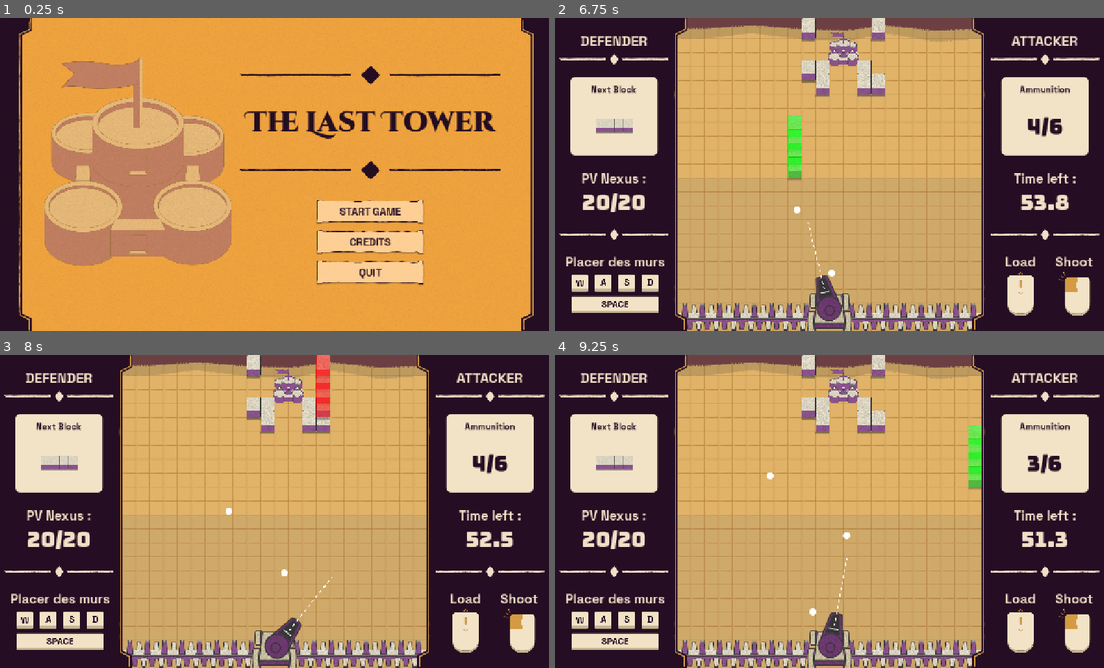
Above: before the commit, frames 1-4 (two rows, left to right).
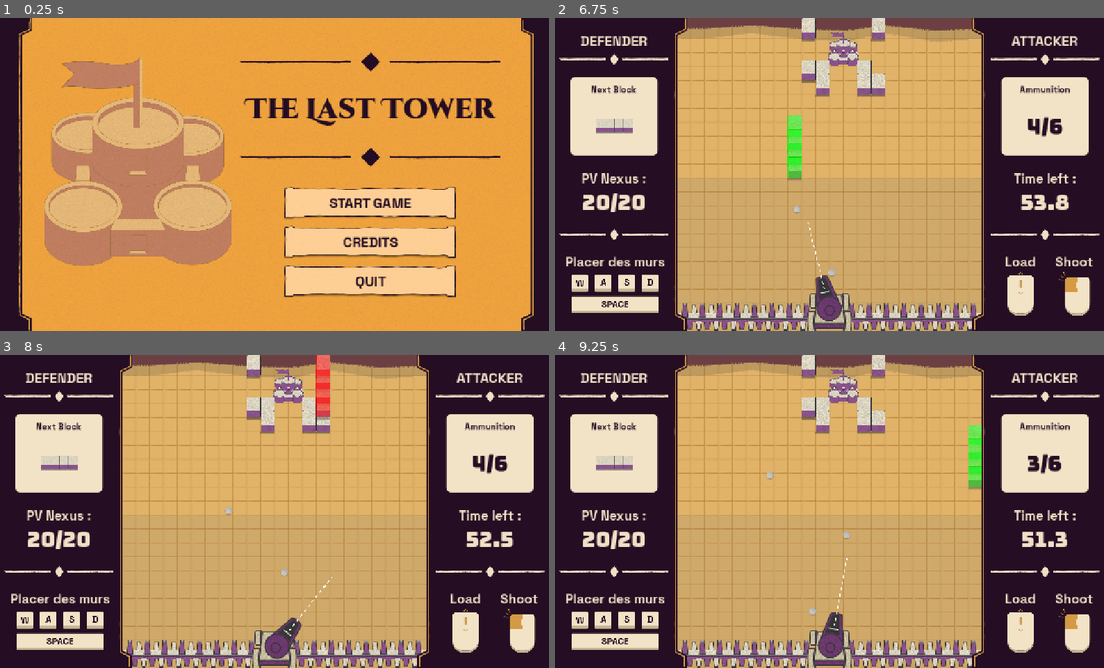
Above: after the commit, the same moments.

Repository: Angele-Bzl/construction
Game: Godot game, scene res://Scenes/title_screen.tscn
Two runs of this game, one before a commit and one after it. Both use one fixed random seed, a clock stepped at 60 frames per second and the inputs below.
Inputs (mouse positions are in pixels of both pictures, inside the frame that each line leads up to):
- Up to frame 1 (0.25 s): no input
- Up to frame 2 (6.75 s): click "START GAME" at 0.5 s; move the mouse to (950, 158) at 1.27 s; hold D (right) 1.28-2.03 s; click (950, 158) at 1.35 s; move the mouse to (719, 190) at 2.02 s; hold S (down) 2.03-2.78 s; tap Mouse wheel down (scroll_down) at 2.1, 4.35, 6.6 s; move the mouse to (884, 105) at 2.77 s; hold D (right) 2.78-3.53 s; tap Space (snap) at 2.85, 5.1 s; move the mouse to (802, 237) at 3.52 s; hold W (up) 3.53-4.28 s; click (802, 237) at 3.6 s; move the mouse to (994, 221) at 4.27 s; hold A (left) 4.28-5.78 s; move the mouse to (664, 127) at 5.02 s; move the mouse to (856, 174) at 5.77 s; hold S (down) 5.78-6.53 s; click (856, 174) at 5.85 s; move the mouse to (747, 96) at 6.52 s; hold D (right) from 6.53 s (still down)
- Up to frame 3 (8 s): move the mouse to (395, 495) at 7.27 s; release D (right) at 7.28 s; hold W (up) from 7.28 s (still down); tap Space (snap) at 7.35 s
- Up to frame 4 (9.25 s): move the mouse to (719, 527) at 8.02 s; release W (up) at 8.03 s; hold D (right) 8.03-8.78 s; click (719, 527) at 8.1 s; move the mouse to (884, 442) at 8.77 s; hold S (down) from 8.78 s (still down); tap Mouse wheel down (scroll_down) at 8.85 s

The runs differ from the first frame. In frame 1, 11% of the frame differs, in the area x 43-92%, y 10-90%; in frame 2, less than 0.1%; in frame 3, less than 0.1%; in frame 4, less than 0.1%.

Commit message:
Color bullet

Diff:
--- a/construction/Scenes/title_screen.tscn
+++ b/construction/Scenes/title_screen.tscn
@@ -108,17 +108,18 @@
 texture = ExtResource("2_4gxqj")
 
 [node name="VBoxContainer" type="VBoxContainer" parent="TSMain/MarginContainer/VBoxContainer2" unique_id=658375166]
-custom_minimum_size = Vector2(250, 0)
-custom_maximum_size = Vector2(250, -1)
+custom_minimum_size = Vector2(400, 0)
+custom_maximum_size = Vector2(400, -1)
 layout_mode = 2
 size_flags_horizontal = 4
 size_flags_vertical = 8
 theme_override_constants/separation = 10
 
 [node name="StartGameButton" type="Button" parent="TSMain/MarginContainer/VBoxContainer2/VBoxContainer" unique_id=202802301]
-custom_minimum_size = Vector2(200, 60)
+custom_minimum_size = Vector2(200, 80)
 layout_mode = 2
 theme = ExtResource("6_sqelc")
+theme_override_font_sizes/font_size = 32
 text = "START GAME"
 script = ExtResource("8_8mikk")
 metadata/_custom_type_script = "uid://c0fuwaxy1tw21"
@@ -146,17 +147,19 @@
 text = "OPTION"
 
 [node name="CreditsButton" type="Button" parent="TSMain/MarginContainer/VBoxContainer2/VBoxContainer" unique_id=1156772762]
-custom_minimum_size = Vector2(300, 60)
+custom_minimum_size = Vector2(300, 80)
 layout_mode = 2
 theme = ExtResource("6_sqelc")
+theme_override_font_sizes/font_size = 32
 text = "CREDITS"
 script = ExtResource("8_8mikk")
 metadata/_custom_type_script = "uid://c0fuwaxy1tw21"
 
 [node name="QuitButton" type="Button" parent="TSMain/MarginContainer/VBoxContainer2/VBoxContainer" unique_id=883251405]
-custom_minimum_size = Vector2(300, 60)
+custom_minimum_size = Vector2(300, 80)
 layout_mode = 2
 theme = ExtResource("6_sqelc")
+theme_override_font_sizes/font_size = 32
 text = "QUIT"
 script = ExtResource("8_8mikk")
 metadata/_custom_type_script = "uid://c0fuwaxy1tw21"
Binary file changed: construction/Assets/Placeholders/placeholder_bullet.png
